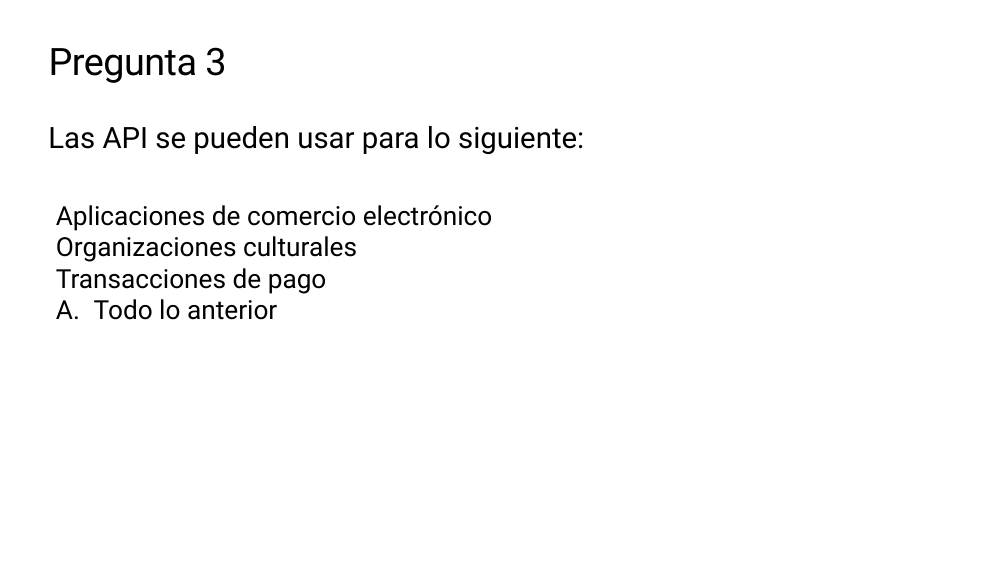
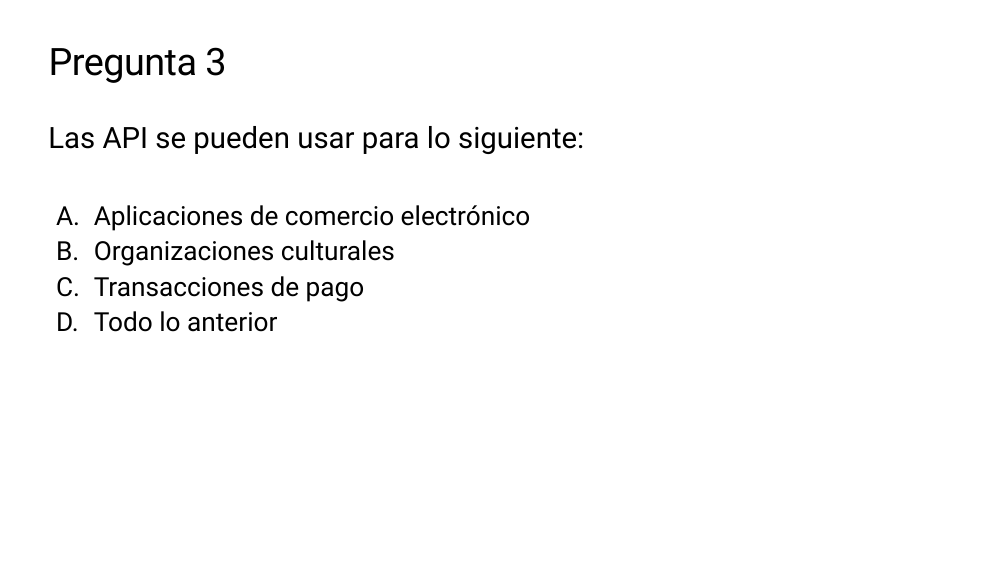
Before and after one commit to microsoft/workshop-library, a slide deck: slide 32 of short/explore-art-rest-api/translations/es/slides.es.pptx. Drawn at 1008x567 pixels with LibreOffice and Linux fonts; fonts in the diff are those of the drawing; background and template pictures are left out. Boxes give left, top, right and bottom in pixels: in the first picture for what was removed or moved away, otherwise in the second. Text is boxed around its words. In the diff, an @@ line names an element or a change of style, - is before the commit and + after.

```diff
--- a/short/explore-art-rest-api/translations/es/slides.es.pptx
+++ b/short/explore-art-rest-api/translations/es/slides.es.pptx
@@ text at bbox=[94, 205, 531, 332]: text changed @@
-  A. Aplicaciones de comercio electrónico
-     Organizaciones culturales
-     Transacciones de pago
-     Todo lo anterior
+  A. Aplicaciones de comercio electrónico
+  B. Organizaciones culturales
+  C. Transacciones de pago
+  D. Todo lo anterior
```
Also in this commit, not shown: 14 other slides changed, 2 other files.
